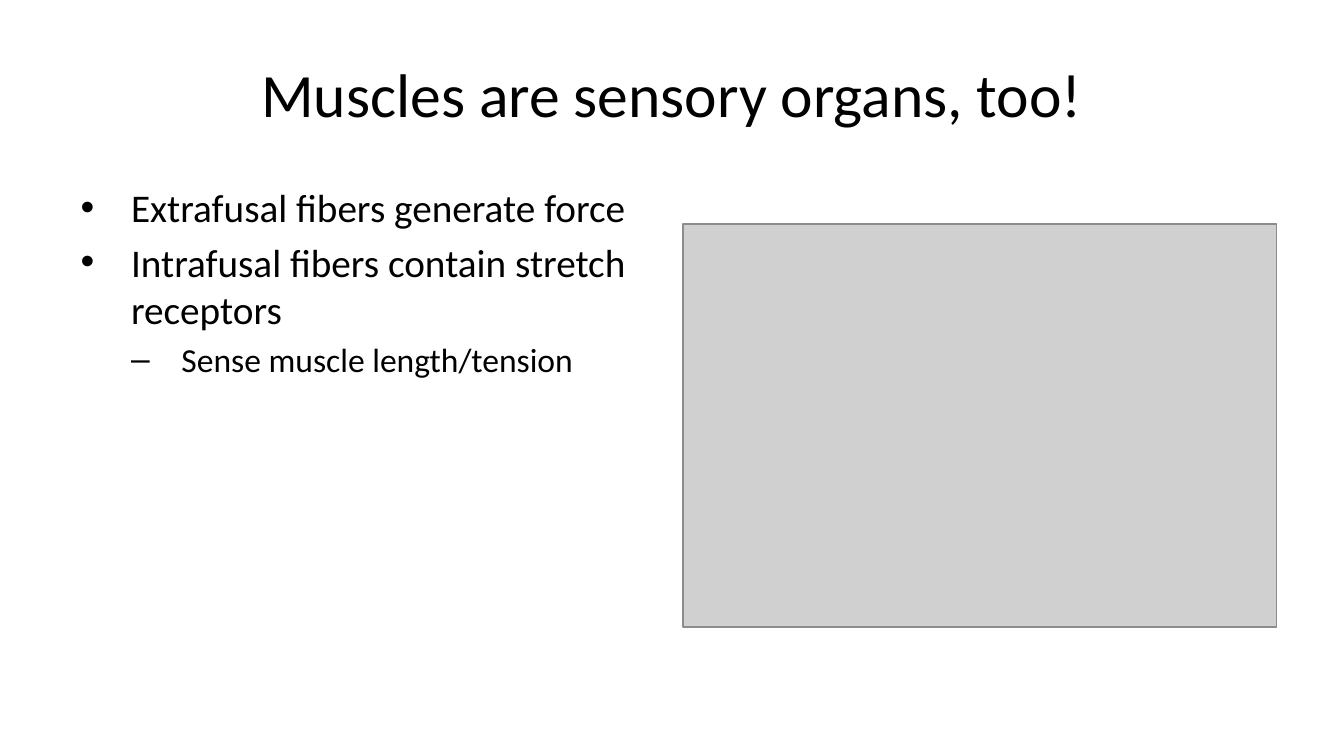
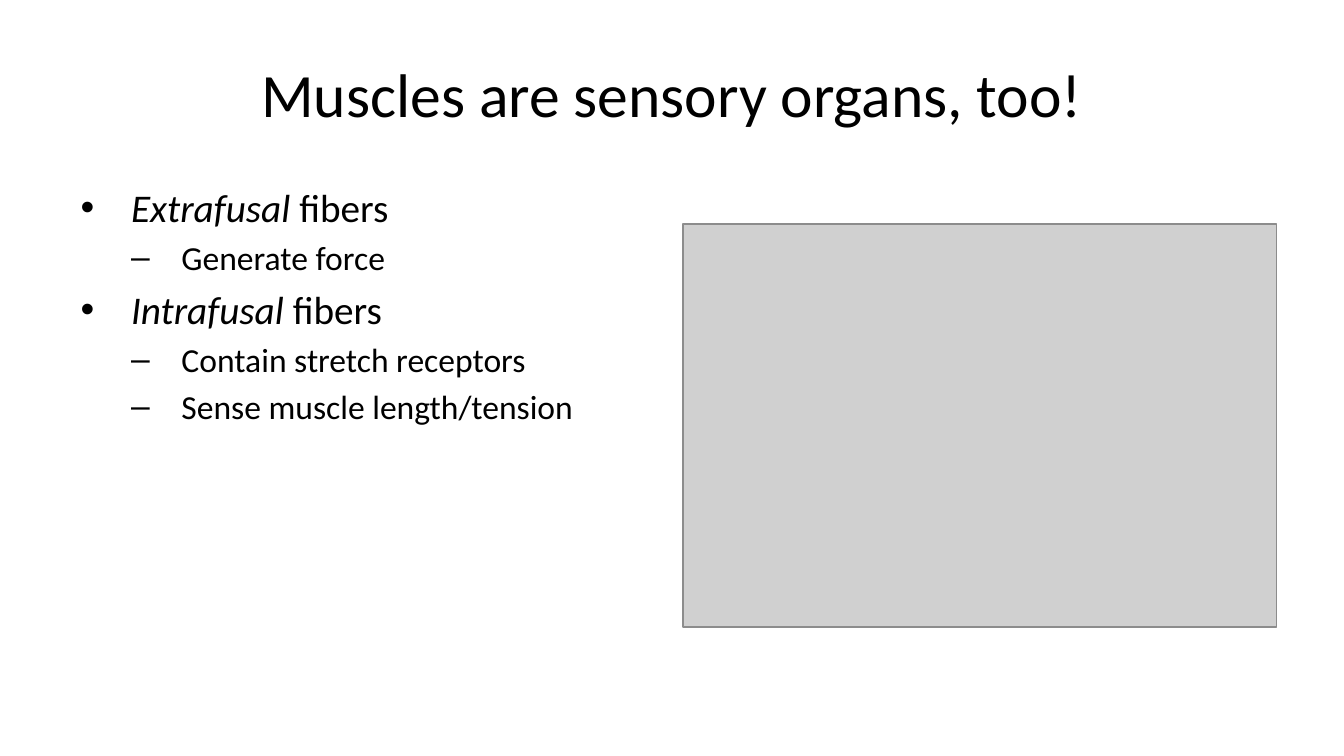
Before and after one commit to psu-psychology/psy-511-scan-fdns-2026-spring, a slide deck: slide 41 of docs/slides/wk-03-2026-01-29-action.pptx (slide 44 before the commit). Drawn at 1344x756 pixels with LibreOffice and Linux fonts; fonts in the diff are those of the drawing; grey boxes stand for pictures. Boxes give left, top, right and bottom in pixels: in the first picture for what was removed or moved away, otherwise in the second. Text is boxed around its words. In the diff, an @@ line names an element or a change of style, - is before the commit and + after.

```diff
--- a/docs/slides/wk-03-2026-01-29-action.pptx
+++ b/docs/slides/wk-03-2026-01-29-action.pptx
@@ text at (131, 194, 525, 378): text changed; size 21 to 18 pt @@
-• Extrafusal fibers generate force
-• Intrafusal fibers contain stretch receptors
+• Extrafusal fibers
+  – Generate force
+• Intrafusal fibers
+  – Contain stretch receptors
```
Also in this commit, not shown: 12 other slides changed, 4 slides added, 6 slides removed, 33 other files.
